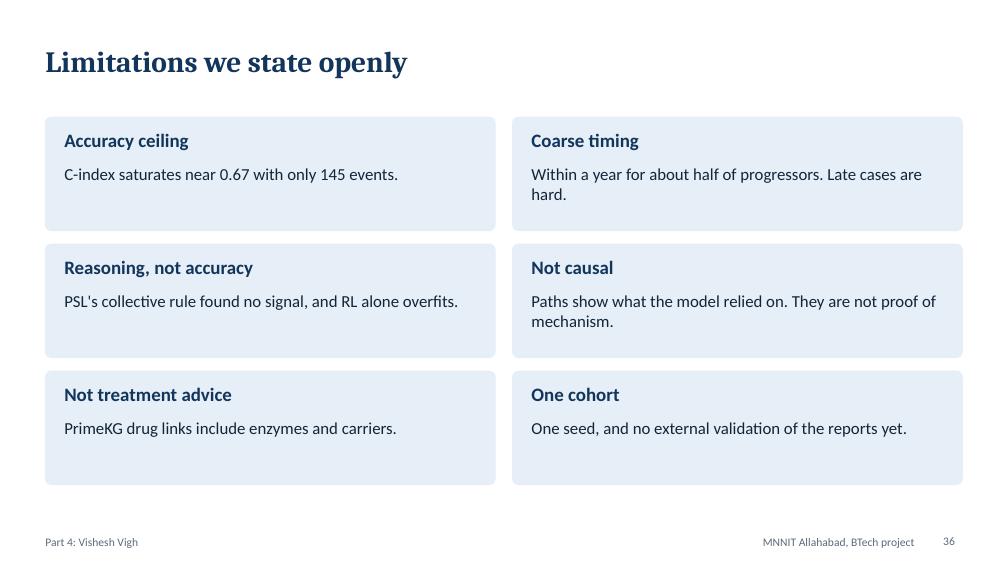
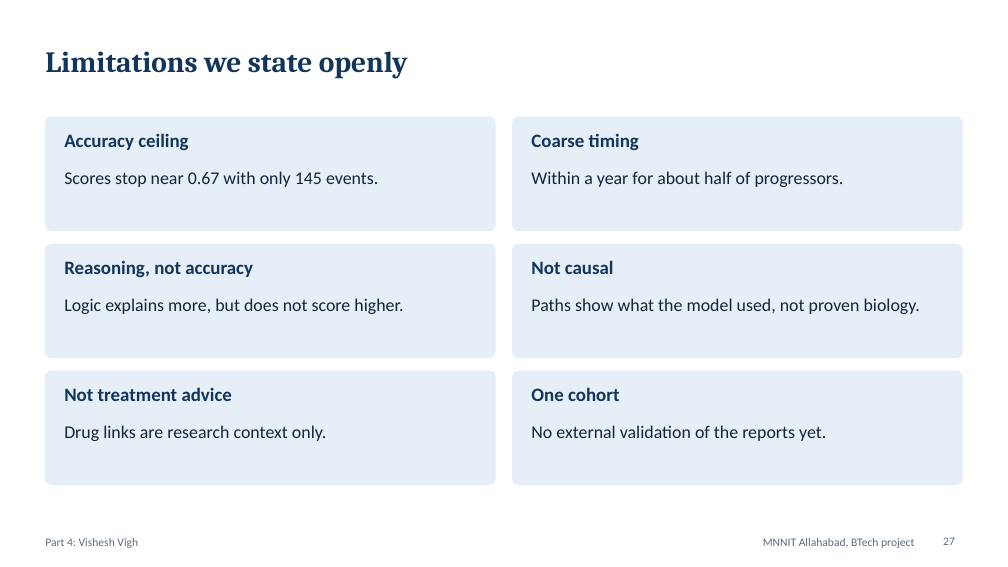
Before and after one commit to shauryasf/primekg-patient-reasoning, a slide deck: slide 27 of presentation/BRCA_Neurosymbolic_Panel_Deck.pptx (slide 36 before the commit). Drawn at 1008x567 pixels with LibreOffice and Linux fonts; fonts in the diff are those of the drawing. Boxes give left, top, right and bottom in pixels: in the first picture for what was removed or moved away, otherwise in the second. Text is boxed around its words. In the diff, an @@ line names an element or a change of style, - is before the commit and + after.

```diff
--- a/presentation/BRCA_Neurosymbolic_Panel_Deck.pptx
+++ b/presentation/BRCA_Neurosymbolic_Panel_Deck.pptx
@@ text at (64,171,378,187): text changed; size 16 to 17 pt @@
-C-index saturates near 0.67 with only 145 events.
+Scores stop near 0.67 with only 145 events.
@@ text at (531,171,844,187): text changed; size 16 to 17 pt @@
-Within a year for about half of progressors. Late cases are hard.
+Within a year for about half of progressors.
@@ text at (64,298,403,314): text changed; size 16 to 17 pt @@
-PSL's collective rule found no signal, and RL alone overfits.
+Logic explains more, but does not score higher.
@@ text at (531,298,920,314): text changed; size 16 to 17 pt @@
-Paths show what the model relied on. They are not proof of mechanism.
+Paths show what the model used, not proven biology.
@@ text at (64,425,326,441): text changed; size 16 to 17 pt @@
-PrimeKG drug links include enzymes and carriers.
+Drug links are research context only.
@@ text at (531,425,826,441): text changed; size 16 to 17 pt @@
-One seed, and no external validation of the reports yet.
+No external validation of the reports yet.
@@ page number at (943,537,955,545): text changed @@
-36
+27
```
Also in this commit, not shown: 14 other slides changed, 13 slides added, 23 slides removed, 27 other files.
